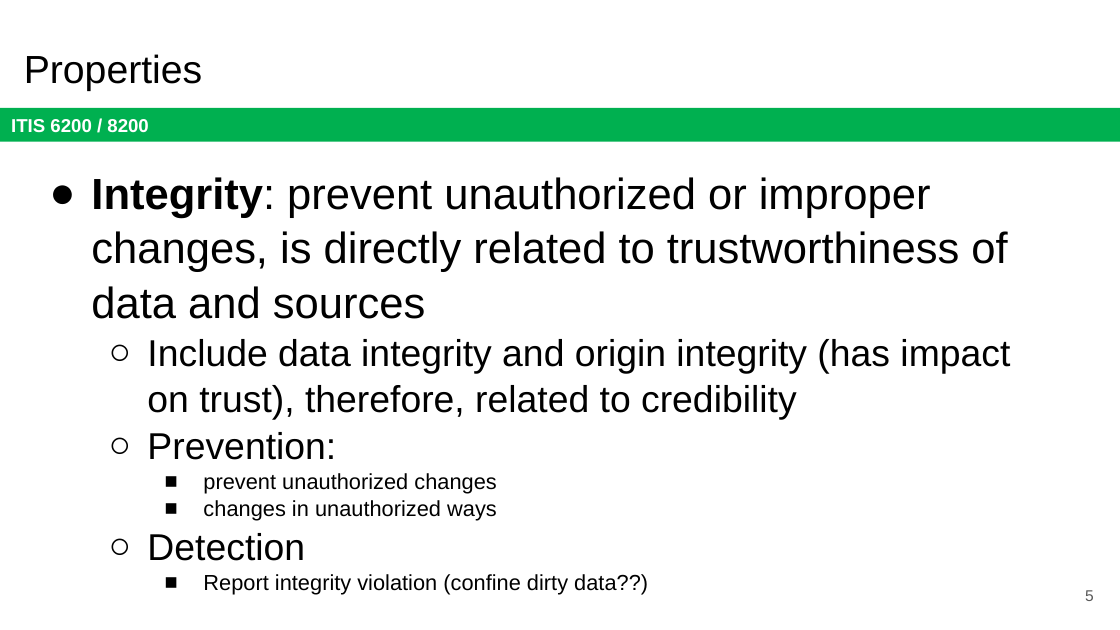
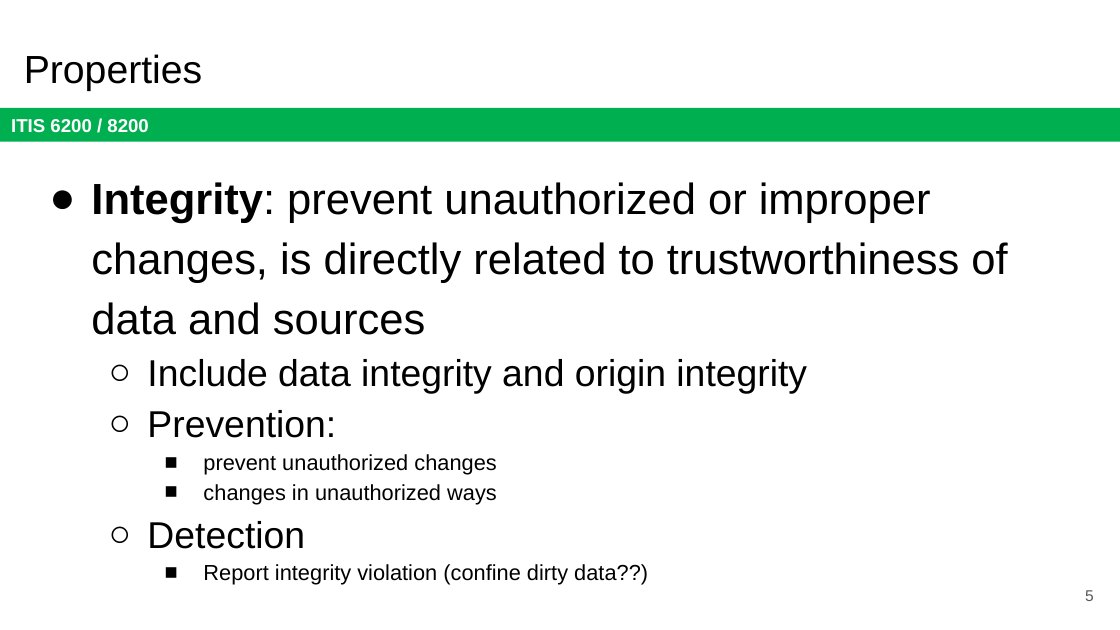
Before and after one commit to jx5c/github.io, a slide deck: slide 5 of teaching/ITIS6200/2023fa/lectures/Properties, policies, and mechanisms.pptx. Drawn at 1120x630 pixels with LibreOffice and Linux fonts; fonts in the diff are those of the drawing. Boxes give left, top, right and bottom in pixels: in the first picture for what was removed or moved away, otherwise in the second. Text is boxed around its words. In the diff, an @@ line names an element or a change of style, - is before the commit and + after.

```diff
--- a/teaching/ITIS6200/2023fa/lectures/Properties, policies, and mechanisms.pptx
+++ b/teaching/ITIS6200/2023fa/lectures/Properties, policies, and mechanisms.pptx
@@ text at (91, 182, 1007, 585): line spacing 1.04 to 1.14 @@
@@ text at (147, 359, 807, 394): text changed @@
-  ○ Include data integrity and origin integrity (has impact on trust), therefore, related to credibility
+  ○ Include data integrity and origin integrity
```
Also in this commit, not shown: 4 other slides changed.
